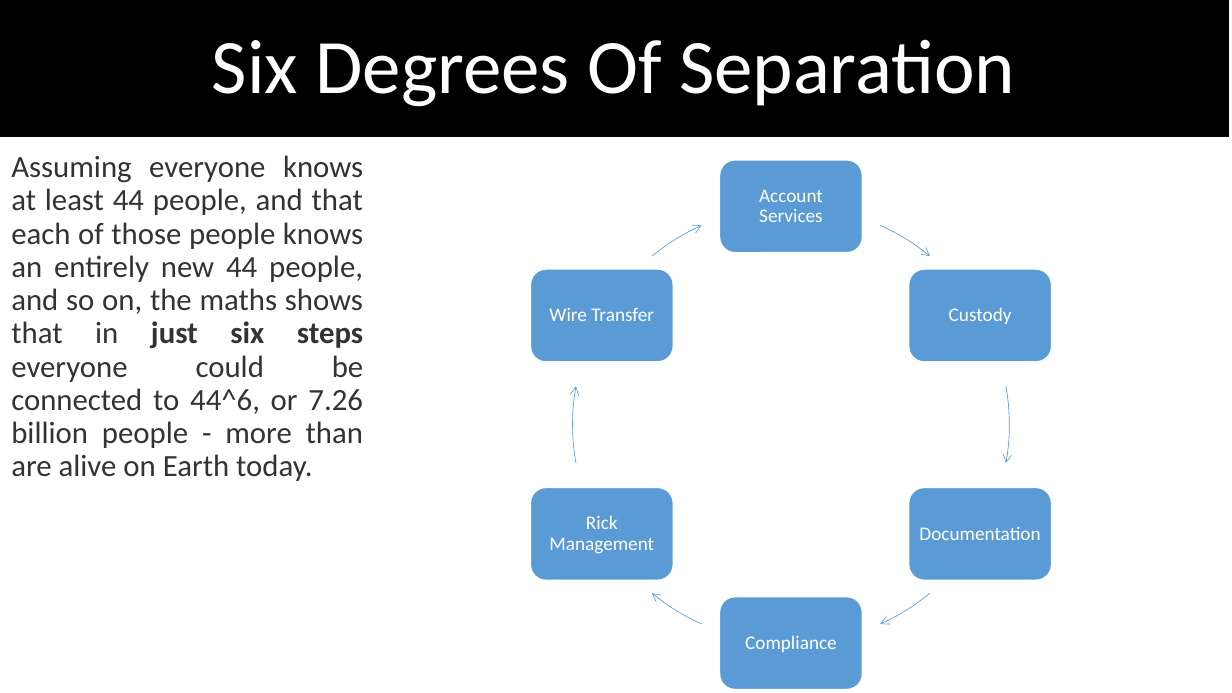
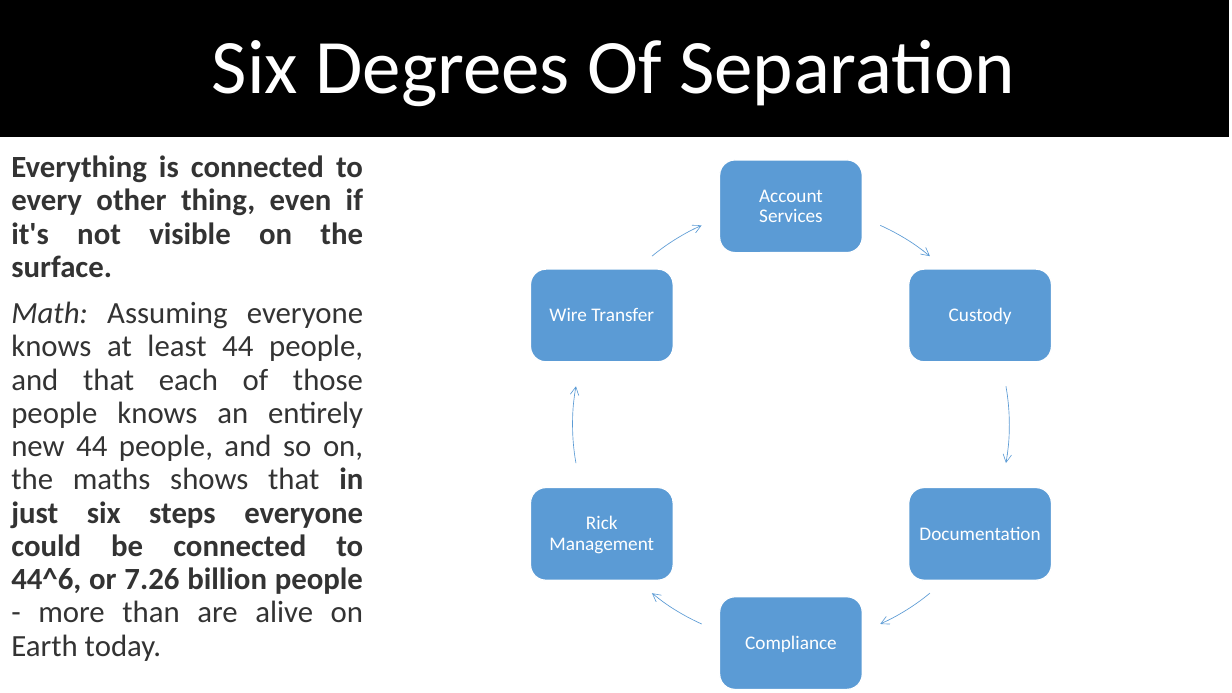
Before and after one commit to dimokgit/ICE, a slide deck: slide 1 of UnitOfWork.pptx. Drawn at 1232x693 pixels with LibreOffice and Linux fonts; fonts in the diff are those of the drawing. Boxes give left, top, right and bottom in pixels: in the first picture for what was removed or moved away, otherwise in the second. Text is boxed around its words. In the diff, an @@ line names an element or a change of style, - is before the commit and + after.

```diff
--- a/UnitOfWork.pptx
+++ b/UnitOfWork.pptx
@@ subtitle at box(11, 155, 363, 661): text changed @@
-Assuming everyone knows at least 44 people, and that each of those people knows an entirely new 44 people, and so on, the maths shows that in just six steps everyone could be connected to 44^6, or 7.26 billion people - more than are alive on Earth today.
+Everything is connected to every other thing, even if it's not visible on the surface.
+Math: Assuming everyone knows at least 44 people, and that each of those people knows an entirely new 44 people, and so on, the maths shows that in just six steps everyone could be connected to 44^6, or 7.26 billion people - more than are alive on Earth today.
```
Also in this commit, not shown: 8 other slides changed, 3 slides added, 1 other file.
